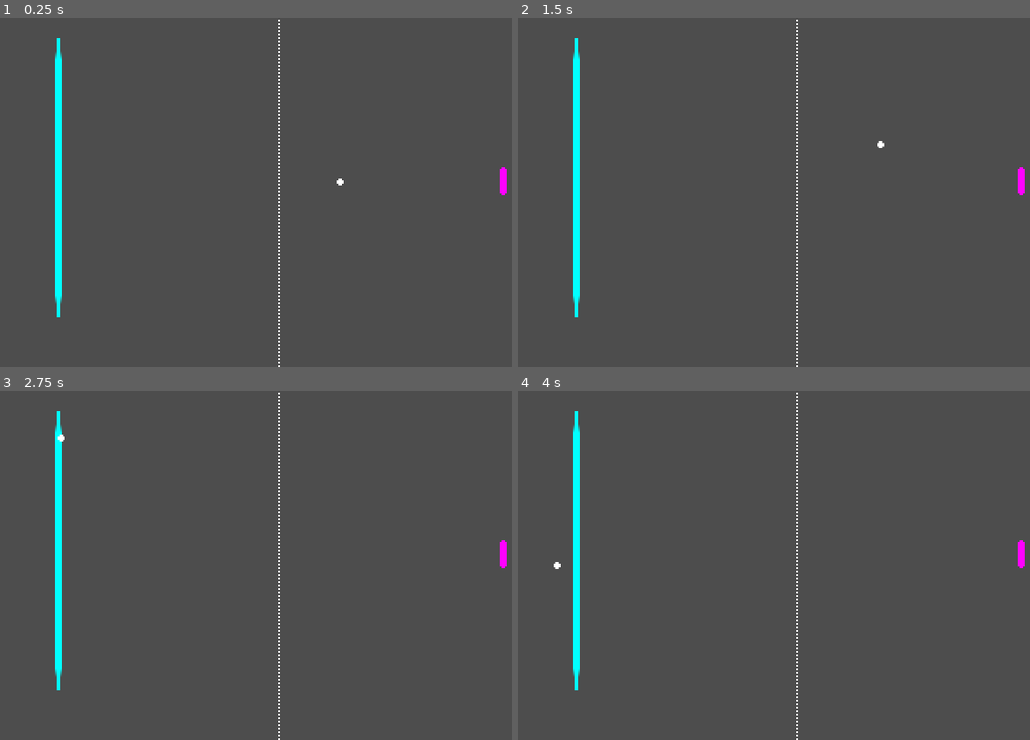
Above: before the commit, frames 1-4 (two rows, left to right).
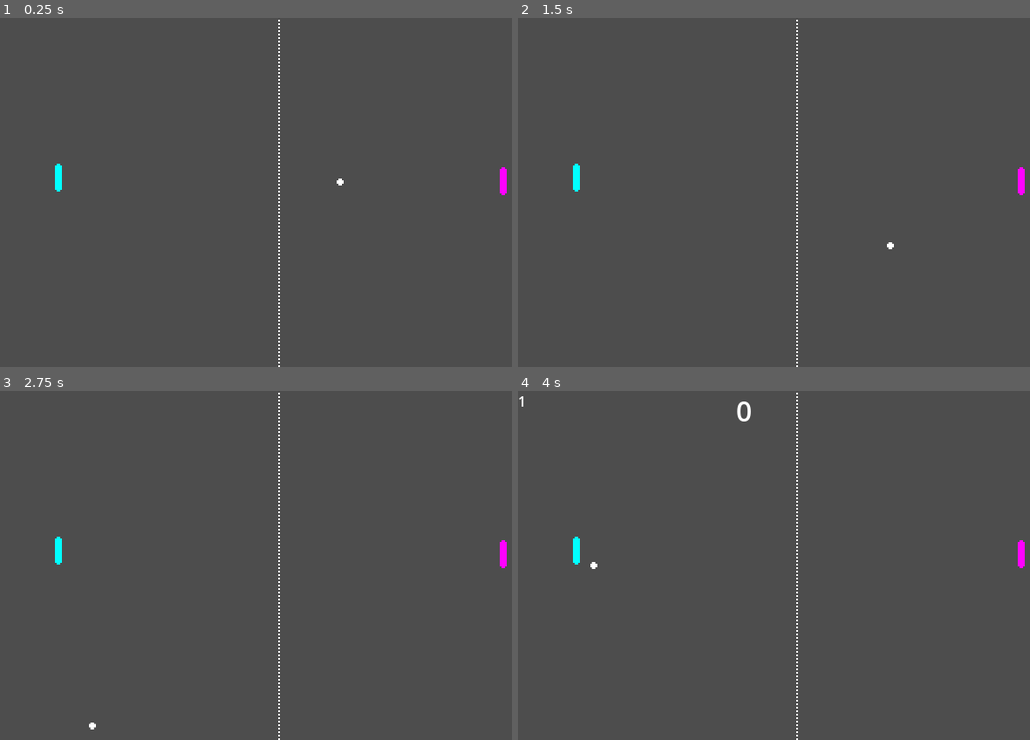
Above: after the commit, the same moments.

Repository: kevingao26/20gc_01_Pong
Game: Godot game, scene res://pong.tscn
Same seed, same stepped clock (60 frames per second), same inputs: the game is played once before the commit and once after it.
Inputs:
- Up to frame 1 (0.25 s): no input
- Up to frame 2 (1.5 s): no input
- Up to frame 3 (2.75 s): tap Enter at 2 s
- Up to frame 4 (4 s): no input

The runs differ from the first frame. In frame 1, 0.9% of the frame differs, in the area x 10-13%, y 5-86%; in frame 2, 1.0%; in frame 3, 1.0%; in frame 4, 1.1%, in the area x 0-46%, y 1-86%.

Commit message:
add score labels

Diff:
--- a/pong.gd
+++ b/pong.gd
@@ -12,6 +12,9 @@
 # Constant for pads speed
 const PAD_SPEED = 400
 
+var score_p1 = 0
+var score_p2 = 0
+
 # Called when the node enters the scene tree for the first time.
 func _ready():
 	screen_size = get_viewport_rect().size
@@ -19,14 +22,14 @@
 	set_process(true)
 
 
-func _paddle_contact(left, right, ball_pos):
+func paddle_contact(left, right, ball_pos):
 	if ((left.has_point(ball_pos) and direction.x < 0) or (right.has_point(ball_pos) and direction.x > 0)):
 		direction.x = -direction.x
 		direction.y = randf()*2.0 - 1
 		direction = direction.normalized()
 		ball_speed *= 1.02
 
-func _move_pad(pad, delta, xn):
+func move_pad(pad, delta, xn):
 	var pad_position = pad.position
 	if (pad_position.y > 0 and Input.is_action_pressed("p" + str(xn) + "_up")):
 		pad_position.y += -PAD_SPEED * delta
@@ -46,20 +49,30 @@
 	ball_pos += direction * ball_speed * delta
 
 	# check for paddle contact
-	_paddle_contact(p1, p2, ball_pos)
-
-	# game over
-	if (ball_pos.x < 0 or ball_pos.x > screen_size.x):
-		ball_pos = screen_size*0.5
-		ball_speed = INITIAL_BALL_SPEED
-		direction = Vector2(-1, 0)
+	paddle_contact(p1, p2, ball_pos)
 
 	# flip when touching roof or floor
 	if ((ball_pos.y < 0 and direction.y < 0) or (ball_pos.y > screen_size.y and direction.y > 0)):
 		direction.y = -direction.y
 
 	# move left pad
-	$p1.position = _move_pad($p1, delta, 1)
-	$p2.position = _move_pad($p2, delta, 2)
+	$p1.position = move_pad($p1, delta, 1)
+	$p2.position = move_pad($p2, delta, 2)
+
+	# keep track of score
+	if (ball_pos.x < 0 or ball_pos.x > screen_size.x):
+		if ball_pos.x < 0:
+			score_p2 += 1
+		else:
+			score_p1 += 1
+		update_score_display()
+		ball_pos = screen_size*0.5
+		ball_speed = INITIAL_BALL_SPEED
+		direction = Vector2(-1, 0)
 
 	$ball.position = ball_pos
+
+func update_score_display():
+	$score_label_p1.text = str(score_p1)
+	$score_label_p2.text = str(score_p2)
+	print(score_p1, score_p2)
--- a/pong.tscn
+++ b/pong.tscn
@@ -11,7 +11,6 @@
 
 [node name="p1" type="Sprite2D" parent="."]
 position = Vector2(67, 183)
-scale = Vector2(1, 10)
 texture = ExtResource("1_43i8a")
 
 [node name="p2" type="Sprite2D" parent="."]
@@ -25,3 +24,15 @@
 [node name="ball" type="Sprite2D" parent="."]
 position = Vector2(320, 188)
 texture = ExtResource("4_wauri")
+
+[node name="RigidBody2D" type="RigidBody2D" parent="."]
+
+[node name="score_label_p1" type="Label" parent="."]
+offset_left = 250.0
+offset_right = 290.0
+offset_bottom = 23.0
+theme_override_font_sizes/font_size = 32
+
+[node name="score_label_p2" type="Label" parent="."]
+offset_right = 40.0
+offset_bottom = 23.0
